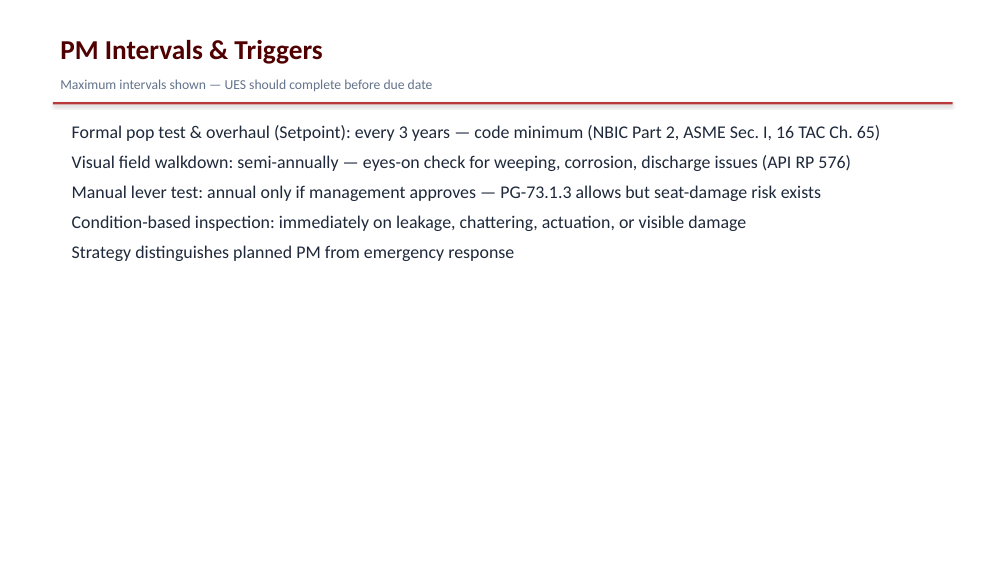
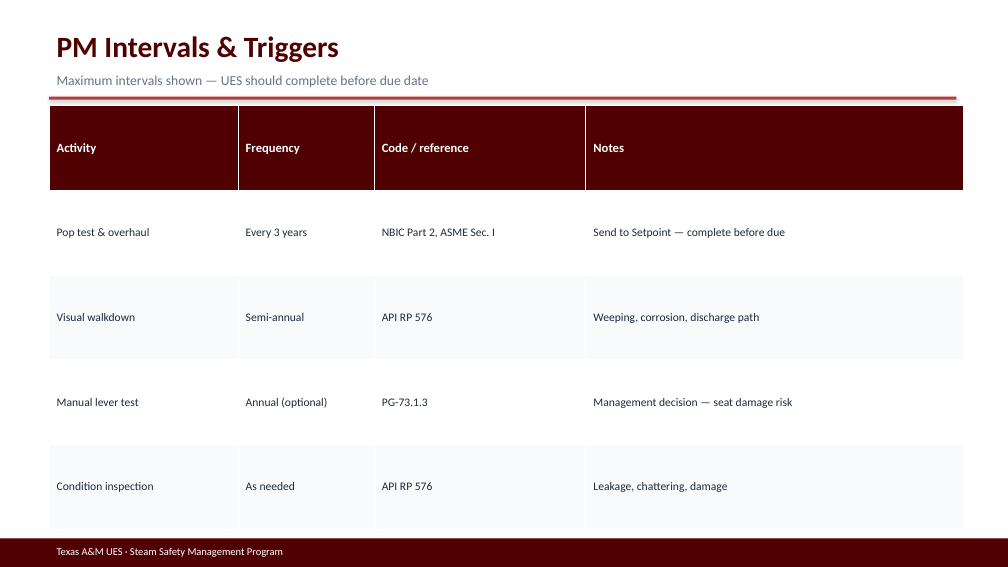
Before and after one commit to stavan12-a11y/PSV-Compliance-Tracking-Dashboard, a slide deck: slide 17 of docs/presentation/UES-Steam-Safety-Management-Program.pptx. Drawn at 1008x567 pixels with LibreOffice and Linux fonts; fonts in the diff are those of the drawing. Boxes give left, top, right and bottom in pixels: in the first picture for what was removed or moved away, otherwise in the second. Text is boxed around its words. In the diff, an @@ line names an element or a change of style, - is before the commit and + after.

```diff
--- a/docs/presentation/UES-Steam-Safety-Management-Program.pptx
+++ b/docs/presentation/UES-Steam-Safety-Management-Program.pptx
@@ text "PM Intervals & Triggers" at (57,36,339,62): size 26 to 28 pt @@
@@ text "Maximum intervals shown — UES ...": place and size @@
-text "Maximum intervals shown — UES ..." at (60,79,433,91)
+text "Maximum intervals shown — UES ..." at (57,75,429,87)
@@ rectangle: place and size @@
-rectangle at (53,102,953,104)
+rectangle at (49,97,957,100)
@@ table added at (49,106,964,529), 5 rows, 4 columns @@
+Activity | Frequency | Code / reference | Notes
+Pop test & overhaul | Every 3 years | NBIC Part 2, ASME Sec. I | Send to Setpoint — complete before due
+Visual walkdown | Semi-annual | API RP 576 | Weeping, corrosion, discharge path
+Manual lever test | Annual (optional) | PG-73.1.3 | Management decision — seat damage risk
+Condition inspection | As needed | API RP 576 | Leakage, chattering, damage
@@ text removed at (72,125,881,261) @@
-Formal pop test & overhaul (Setpoint): every 3 years — code minimum (NBIC Part 2, ASME Sec. I, 16 TAC Ch. 65)
-Visual field walkdown: semi-annually — eyes-on check for weeping, corrosion, discharge issues (API RP 576)
-Manual lever test: annual only if management approves — PG-73.1.3 allows but seat-damage risk exists
-Condition-based inspection: immediately on leakage, chattering, actuation, or visible damage
-Strategy distinguishes planned PM from emergency response
@@ rectangle added at (0,538,1008,567), fill #500000 @@
@@ text added at (57,548,283,557), 10 pt, text #FFFFFF @@
+Texas A&M UES · Steam Safety Management Program
```
Also in this commit, not shown: 16 other slides changed, 9 slides added, 9 slides removed, 5 other files.
